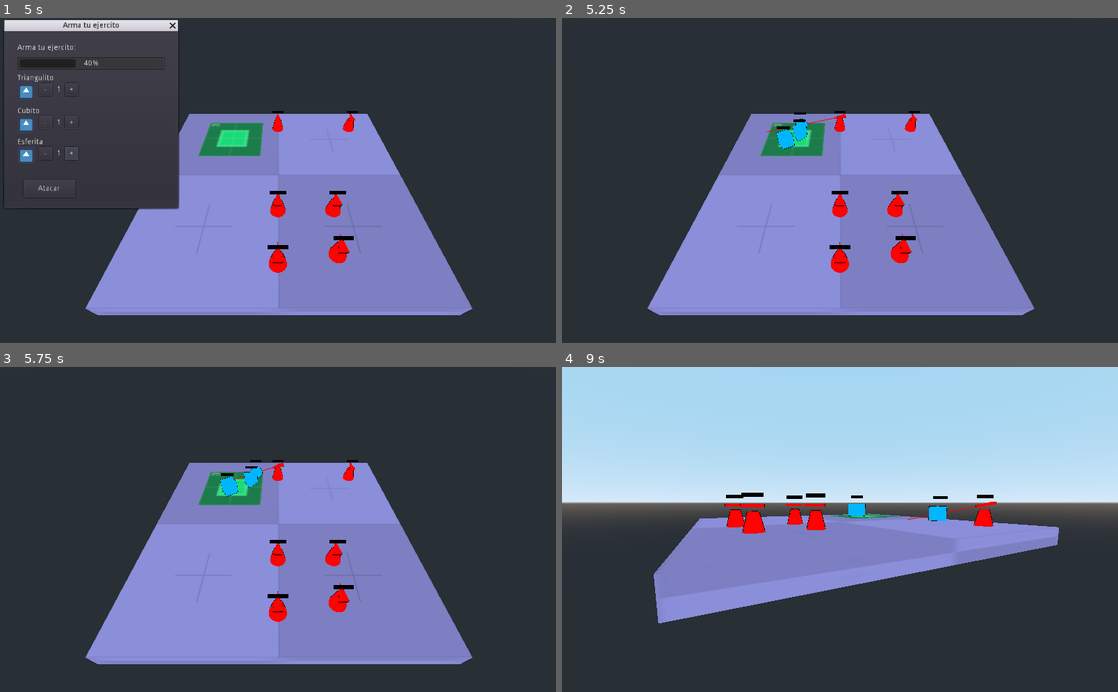
Above: before the commit, frames 1-4 (two rows, left to right).
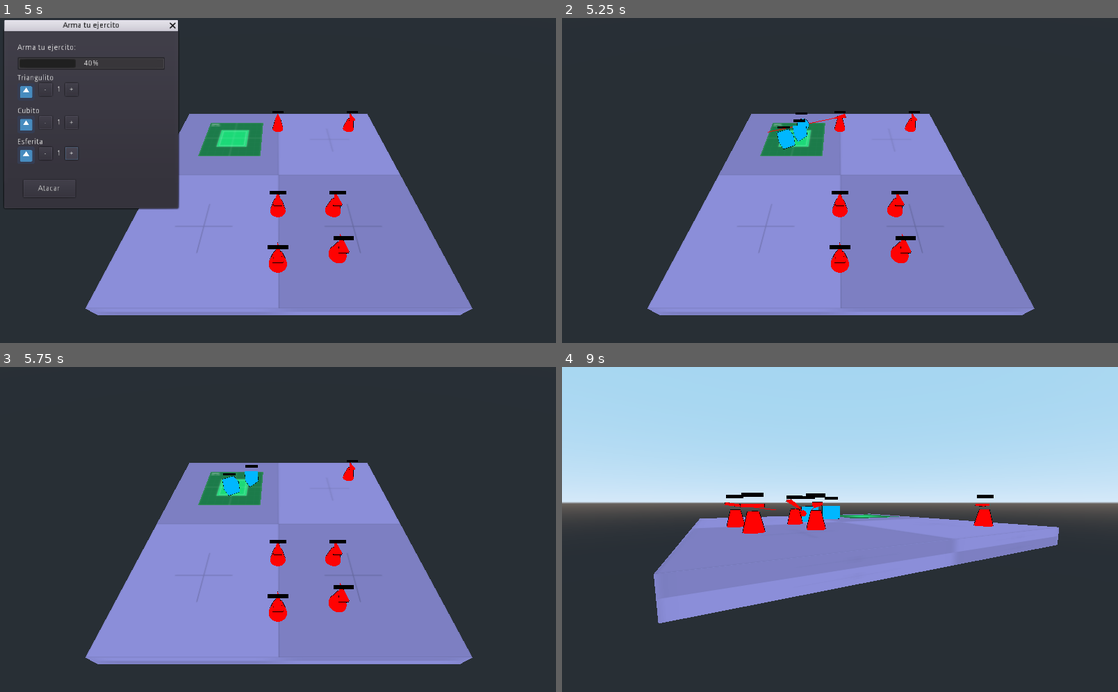
Above: after the commit, the same moments.

Repository: andresTapari/bug_rush
Game: Godot game, scene res://lvls/dev_lvl_combat.tscn
Two runs of this game, one before a commit and one after it. Both use one fixed random seed, a clock stepped at 60 frames per second and the inputs below. The engine's default icon, where the game draws it, is replaced by a stand-in: a white triangle on a blue panel in a dark square.
Inputs (mouse positions are in pixels of both pictures, inside the frame that each line leads up to):
- Up to frame 1 (5 s): click "-" at 0.5 s; click "+" at 1.25 s; click "-" at 2 s; click "+" at 2.75 s; click "-" at 3.5 s; click "+" at 4.25 s
- Up to frame 2 (5.25 s): click "Atacar" at 5 s
- Up to frame 3 (5.75 s): no input
- Up to frame 4 (9 s): move the mouse to (962, 513) at 5.77 s; hold S (cam_down) 5.78-6.53 s; click (962, 513) at 5.92 s; move the mouse to (728, 545) at 6.52 s; tap A (cam_left) at 6.6 s; click (728, 545) at 6.67 s; tap Enter at 7.25 s; move the mouse to (895, 458) at 7.27 s; hold D (cam_right) 7.28-8.03 s; click (895, 458) at 7.42 s; move the mouse to (812, 594) at 8.02 s; tap W (cam_up) at 8.1 s; click (812, 594) at 8.17 s; move the mouse to (1006, 578) at 8.77 s; hold Mouse wheel up (cam_zoom_in) from 8.78 s (still down); click (1006, 578) at 8.92 s

Frame 1 is identical in both runs. In frame 2, less than 0.1% of the frame differs, in the area x 36-48%, y 29-41%; in frame 3, 0.2%; in frame 4, 0.7%, in the area x 29-79%, y 39-48%.

Commit message:
Actualizar UNIT_CLASESS.gd

Diff:
--- a/prototype_tapa/script/globals/UNIT_CLASESS.gd
+++ b/prototype_tapa/script/globals/UNIT_CLASESS.gd
@@ -7,21 +7,21 @@
 
 # Definición de unidades:
 var triangulo = {"Type": classes.triangulo,
-				 "Health": 10,
+				 "Health": 15,
 				 "Damage": 2,
 				 "Armor": 5,
 				 "Speed":5
 				}
 
-var cubo = 		{"Type": classes.cubo
-				,"Health": 20,
+var cubo = 		{"Type": classes.cubo,
+				"Health": 20,
 				"Damage": 1,
 				"Armor": 5,
-				"Speed": 2 }
+				"Speed": 2.5 }
 
 var esfera = 	{"Type": classes.esfera,
 				 "Health": 5,
-				 "Damage": 7,
+				 "Damage": 10,
 				 "Armor": 0,
-				 "Speed":6
+				 "Speed":7.5
 				}
